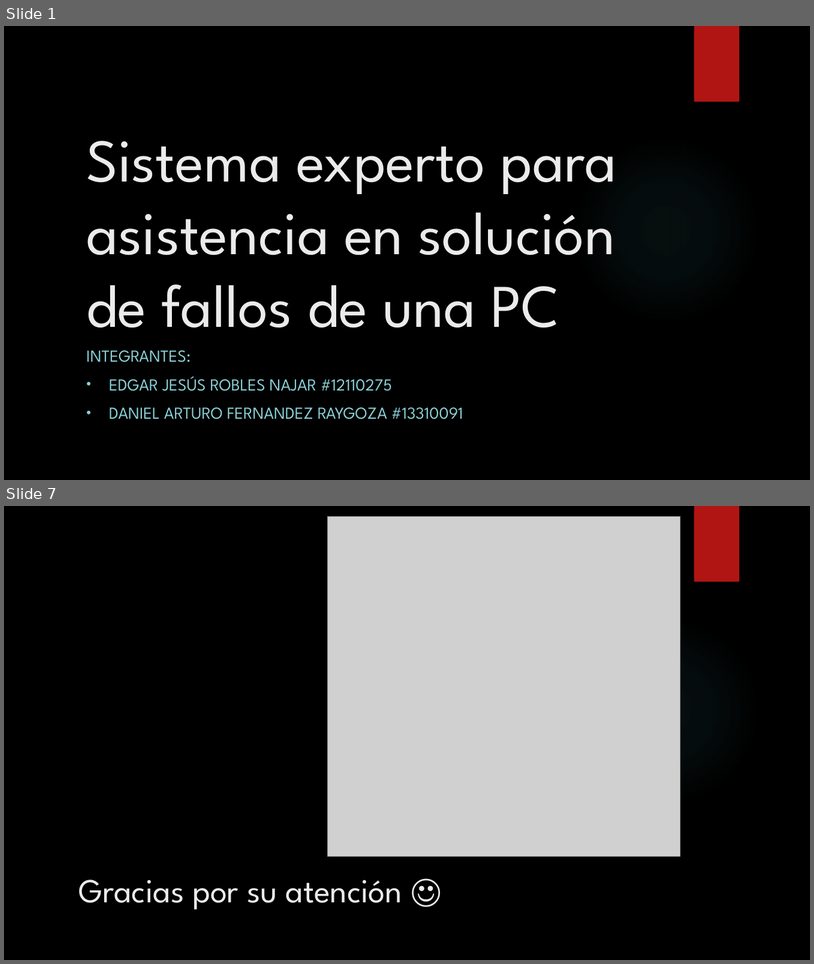
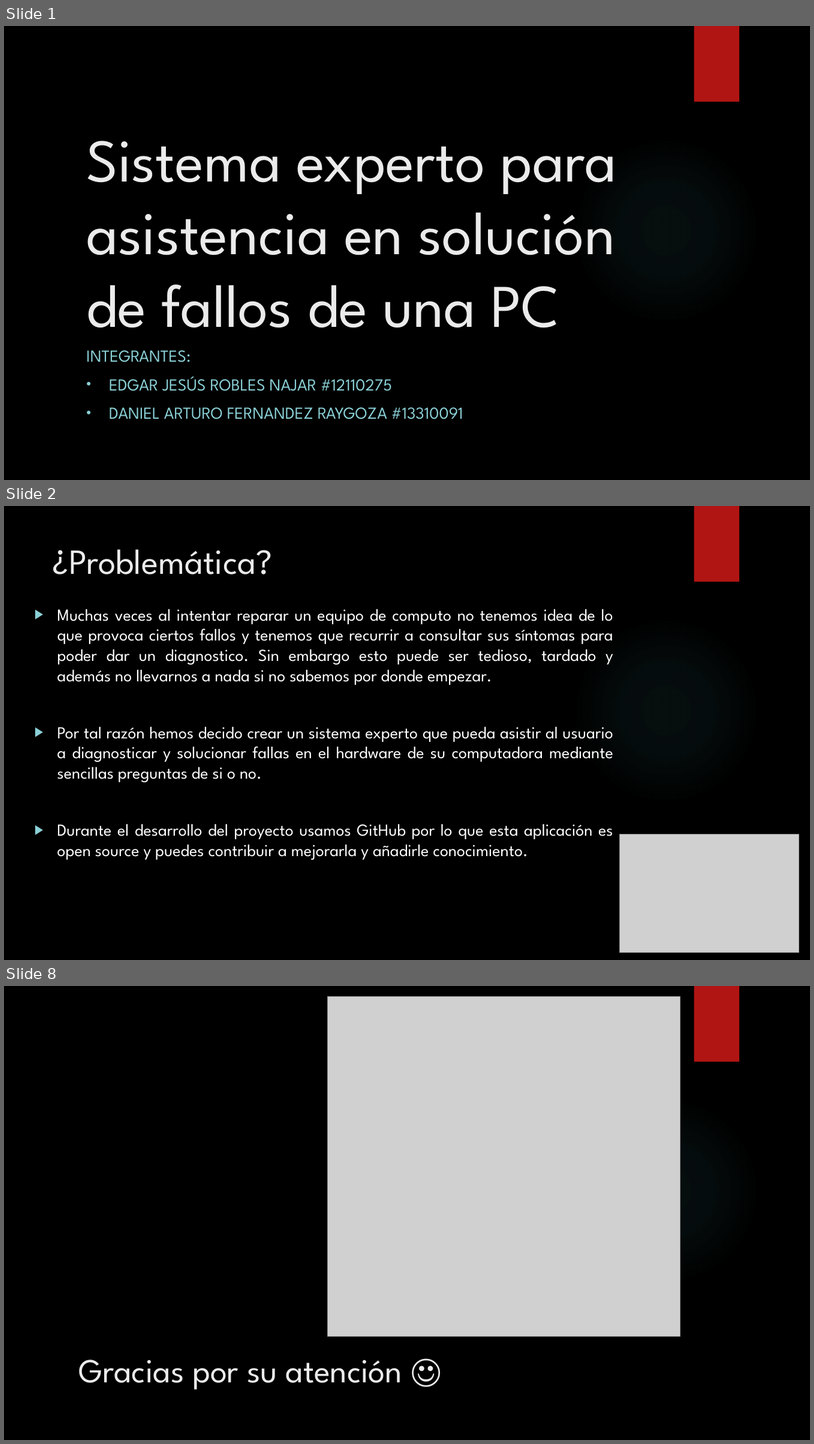
Before and after one commit to EdgarJRobles/CLIPS_troubleshoot_software-hardware, a slide deck: Presentacion expertos.pptx. Shown one above the other, each under a label of ours: slides 1 and 7 before the commit, slides 1, 2 and 8 after it; the slides between them are not shown. The pictures are 814x964 and 814x1444 pixels, drawn with LibreOffice and Linux fonts; fonts in the diff are those of the drawing; grey boxes stand for pictures; background and template pictures are left out. Boxes give left, top, right and bottom in pixels: in the first picture for what was removed or moved away, otherwise in the second. Text is boxed around its words. In the diff, an @@ line names an element or a change of style, - is before the commit and + after.

```diff
--- a/Presentacion expertos.pptx
+++ b/Presentacion expertos.pptx
@@ slide 2 added at [4, 506, 810, 960], background picture (left out); not listed: 2 template elements that a slide beside it also shows @@
@@ title added at [53, 549, 272, 574], 42 pt, text #EBEBEB @@
+¿Problemática?
@@ text added at [57, 609, 614, 859], 20 pt, text #FFFFFF @@
+▶ Muchas veces al intentar reparar un equipo de computo no tenemos idea de lo que provoca ciertos fallos y tenemos que recurrir a consultar sus síntomas para poder dar un diagnostico. Sin embargo esto puede ser tedioso, tardado y además no llevarnos a nada si no sabemos por donde empezar.
+▶ Por tal razón hemos decido crear un sistema experto que pueda asistir al usuario a diagnosticar y solucionar fallas en el hardware de su computadora mediante sencillas preguntas de si o no.
+▶ Durante el desarrollo del proyecto usamos GitHub por lo que esta aplicación es open source y puedes contribuir a mejorarla y añadirle conocimiento.
@@ picture added at [620, 834, 800, 952] @@
@@ what was slide 7 is now slide 8 @@
```
Also in this commit, not shown: 3 slides changed.
